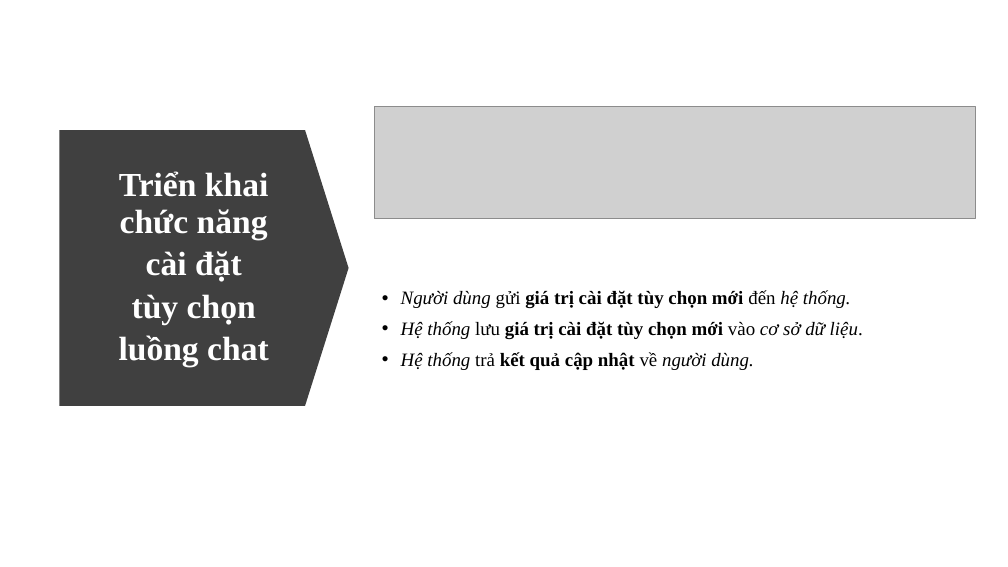
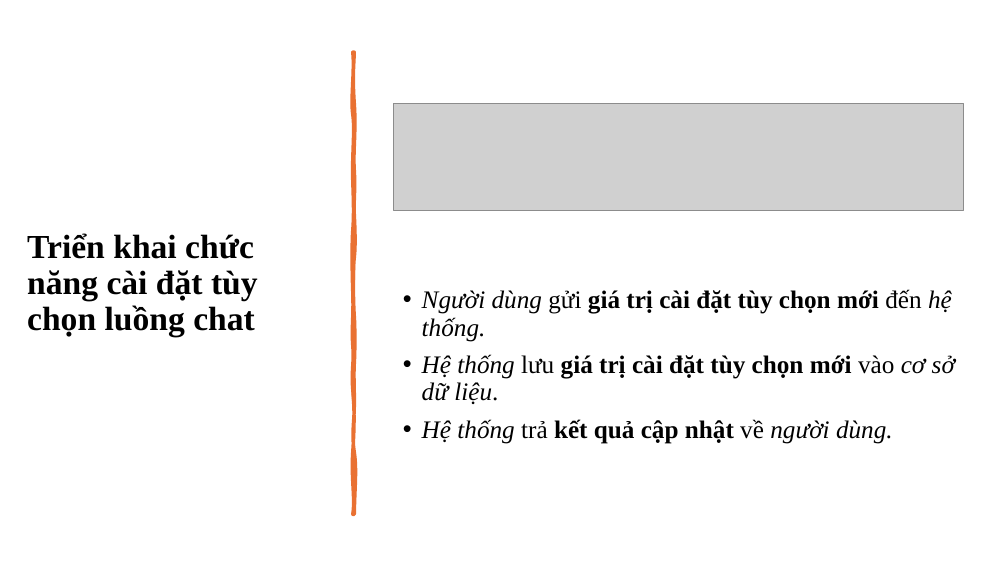
Before and after one commit to ngovanuc/Vietnamese_History_Chatbot, a slide deck: slide 28 of documents/slide bao cao.pptx. Drawn at 1008x567 pixels with LibreOffice and Linux fonts; fonts in the diff are those of the drawing; grey boxes stand for pictures. Boxes give left, top, right and bottom in pixels: in the first picture for what was removed or moved away, otherwise in the second. Text is boxed around its words. In the diff, an @@ line names an element or a change of style, - is before the commit and + after.

```diff
--- a/documents/slide bao cao.pptx
+++ b/documents/slide bao cao.pptx
@@ freeform shape added at bbox=[353, 52, 355, 514], fill #E97132, outline #E97132 3.25 pt @@
@@ picture: place and size @@
-picture at bbox=[374, 107, 975, 219]
+picture at bbox=[394, 103, 964, 209]
@@ down arrow removed at bbox=[60, 130, 349, 406] @@
@@ title at bbox=[27, 233, 258, 337]: text changed; text colour #FFFFFF to #000000 @@
-Triển khai chức năng
-cài đặt
-tùy chọn
-luồng chat
+Triển khai chức năng cài đặt tùy chọn luồng chat
@@ text "Người dùng gửi giá trị ...": place and size @@
-text "Người dùng gửi giá trị ..." at bbox=[401, 290, 863, 370]
+text "Người dùng gửi giá trị ..." at bbox=[422, 289, 955, 444]
@@ text "Người dùng gửi giá trị ..." at bbox=[422, 289, 955, 444]: size 18 to 24 pt; vertical alignment middle to top @@
```
Also in this commit, not shown: 13 other slides changed.
